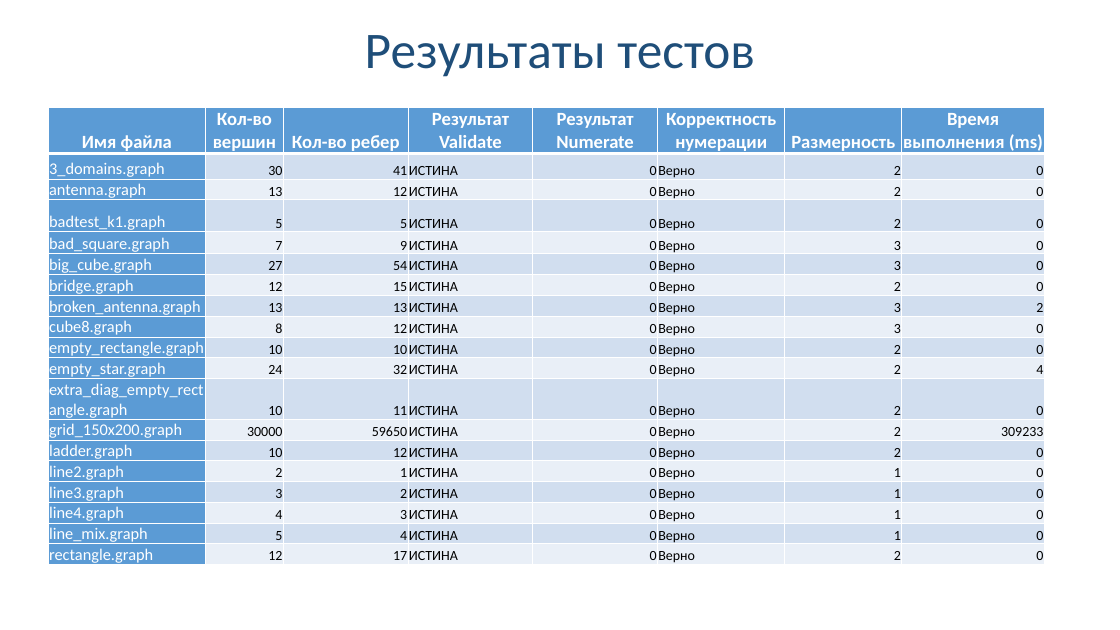
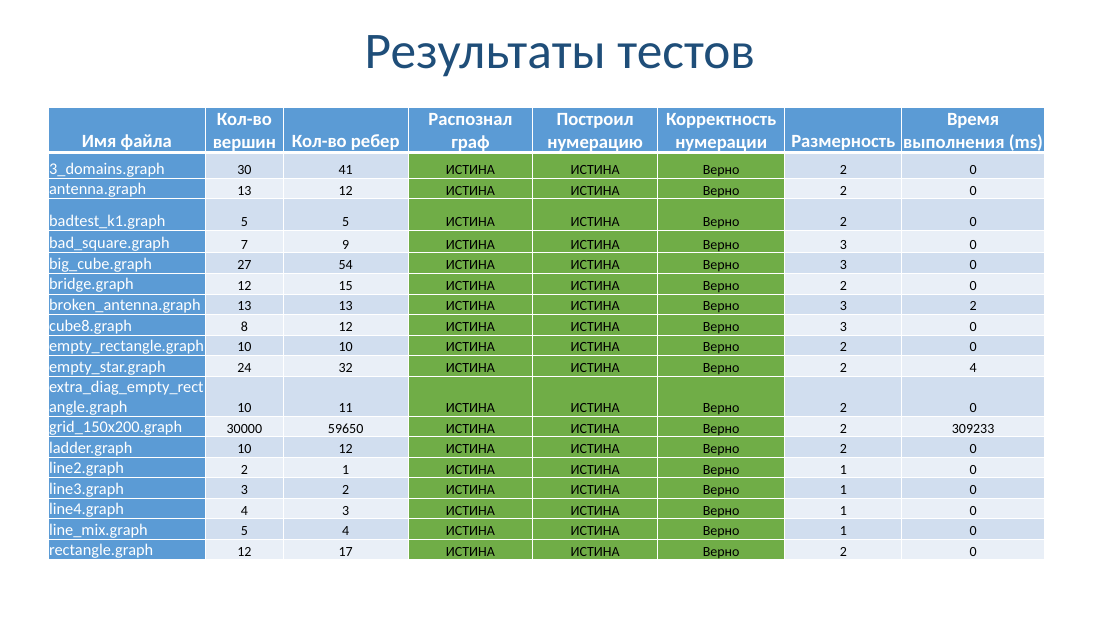
Before and after one commit to Linserous/NumericalGridGeneration, a slide deck: slide 38 of docs/Презентация v0.8.1.pptx. Drawn at 1120x630 pixels with LibreOffice and Linux fonts; fonts in the diff are those of the drawing. Boxes give left, top, right and bottom in pixels: in the first picture for what was removed or moved away, otherwise in the second. Text is boxed around its words. In the diff, an @@ line names an element or a change of style, - is before the commit and + after.

```diff
--- a/docs/Презентация v0.8.1.pptx
+++ b/docs/Презентация v0.8.1.pptx
@@ table at <box>48,108,1045,564</box> @@
-row 1, column 4: Результат Validate
+row 1, column 4: Распознал граф
-row 1, column 5: Результат Numerate
+row 1, column 5: Построил нумерацию
-row 2, column 5: 0
+row 2, column 5: ИСТИНА
-row 3, column 5: 0
+row 3, column 5: ИСТИНА
-row 4, column 5: 0
+row 4, column 5: ИСТИНА
-row 5, column 5: 0
+row 5, column 5: ИСТИНА
-row 6, column 5: 0
+row 6, column 5: ИСТИНА
-row 7, column 5: 0
+row 7, column 5: ИСТИНА
-row 8, column 5: 0
+row 8, column 5: ИСТИНА
-row 9, column 5: 0
+row 9, column 5: ИСТИНА
-row 10, column 5: 0
+row 10, column 5: ИСТИНА
-row 11, column 5: 0
+row 11, column 5: ИСТИНА
-row 12, column 5: 0
+row 12, column 5: ИСТИНА
-row 13, column 5: 0
+row 13, column 5: ИСТИНА
-row 14, column 5: 0
+row 14, column 5: ИСТИНА
-row 15, column 5: 0
+row 15, column 5: ИСТИНА
-row 16, column 5: 0
+row 16, column 5: ИСТИНА
-row 17, column 5: 0
+row 17, column 5: ИСТИНА
-row 18, column 5: 0
+row 18, column 5: ИСТИНА
-row 19, column 5: 0
+row 19, column 5: ИСТИНА
@@ fill #D2DEEF to #70AD47 in 27 cells @@
@@ fill #EAEFF7 to #70AD47 in 27 cells @@
@@ alignment right to centre @@
@@ alignment left to centre @@
```
Also in this commit, not shown: 2 other slides changed, 1 slide added, 1 slide removed.
